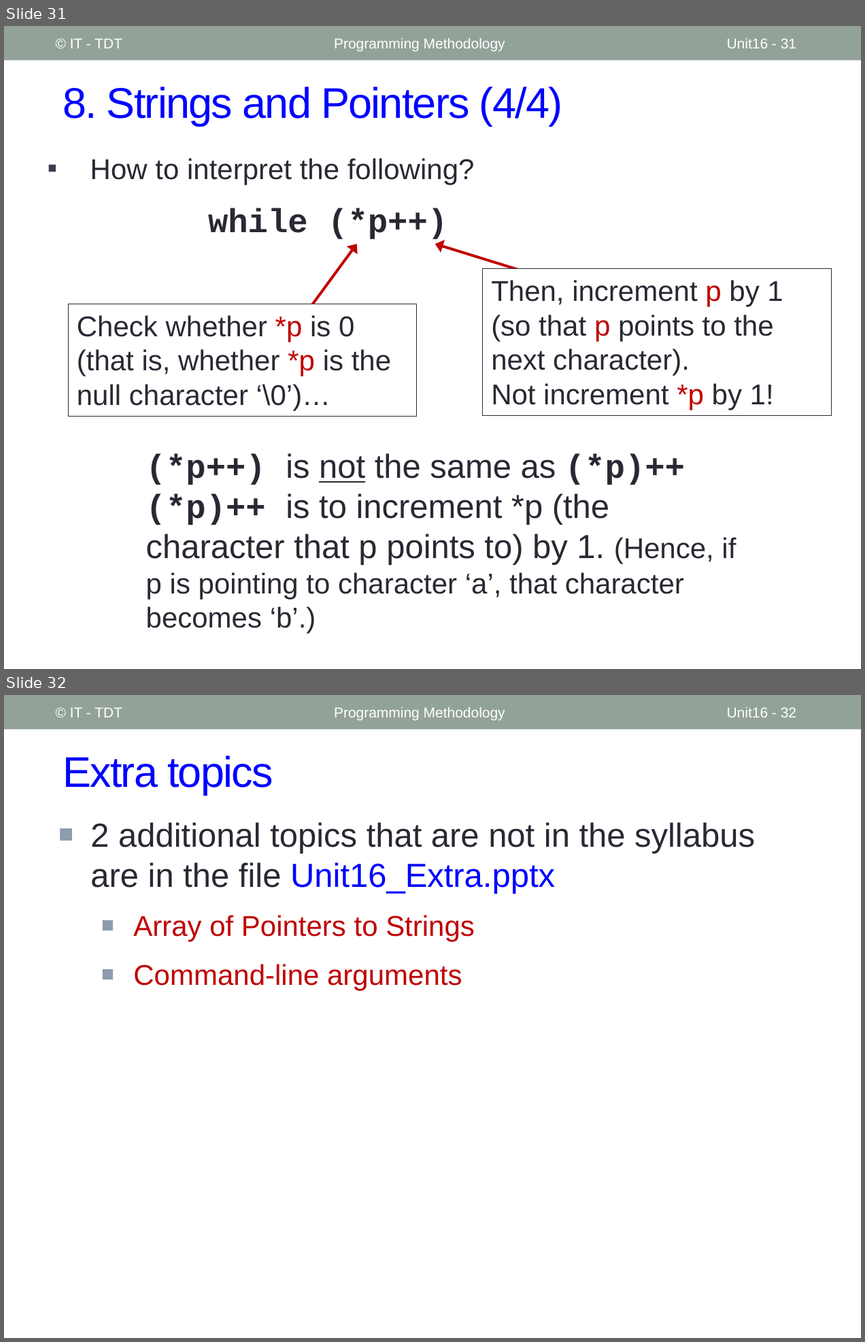
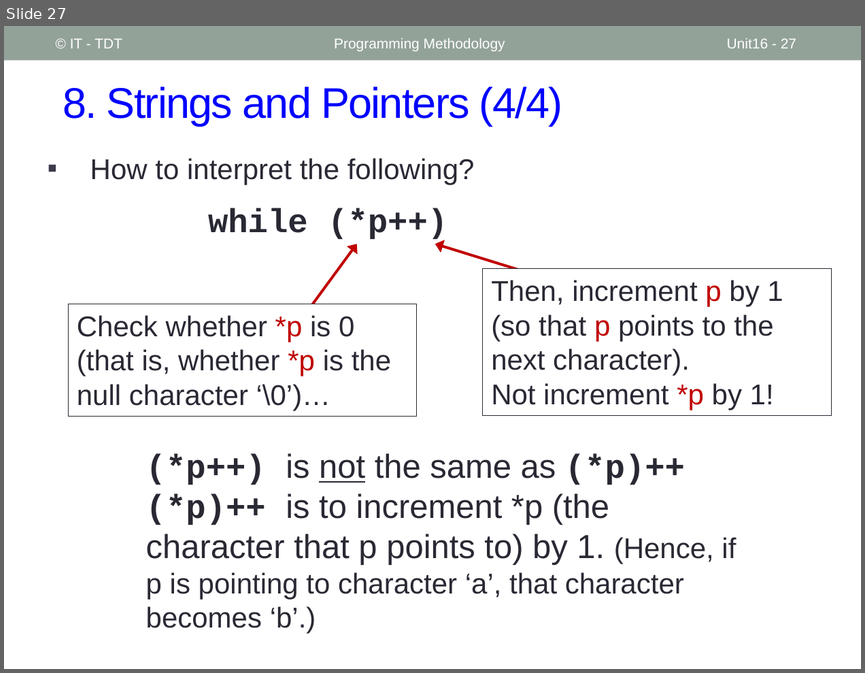
Before and after one commit to coder1097/Programming-Methodology, a slide deck: PPLT_Slides/Slides/Unit16_Characters_and_Strings.pptx. Shown one above the other, each under a label of ours: slides 31 and 32 before the commit, slide 27 after it. The pictures are 865x1342 and 865x673 pixels, drawn with LibreOffice and Linux fonts; fonts in the diff are those of the drawing. Boxes give left, top, right and bottom in pixels: in the first picture for what was removed or moved away, otherwise in the second. Text is boxed around its words. In the diff, an @@ line names an element or a change of style, - is before the commit and + after.

```diff
--- a/PPLT_Slides/Slides/Unit16_Characters_and_Strings.pptx
+++ b/PPLT_Slides/Slides/Unit16_Characters_and_Strings.pptx
@@ slide 32 removed at (4, 695, 861, 1338), background #FFFFFF; not listed: 1 template element that a slide beside it also shows @@
@@ text removed at (70, 707, 122, 717) @@
-© IT - TDT
@@ text removed at (334, 707, 505, 720) @@
-Programming Methodology
@@ page number removed at (727, 707, 796, 717) @@
-Unit16 - 32
@@ title removed at (62, 756, 273, 794) @@
-Extra topics
@@ text removed at (90, 822, 755, 990) @@
-■ 2 additional topics that are not in the syllabus are in the file Unit16_Extra.pptx
-  ■ Array of Pointers to Strings
-  ■ Command-line arguments
@@ what was slide 31 is now slide 27 @@
@@ page number at (727, 38, 796, 48): text changed @@
-Unit16 - 31
+Unit16 - 27
```
Also in this commit, not shown: 5 other slides removed, 4 other files.
